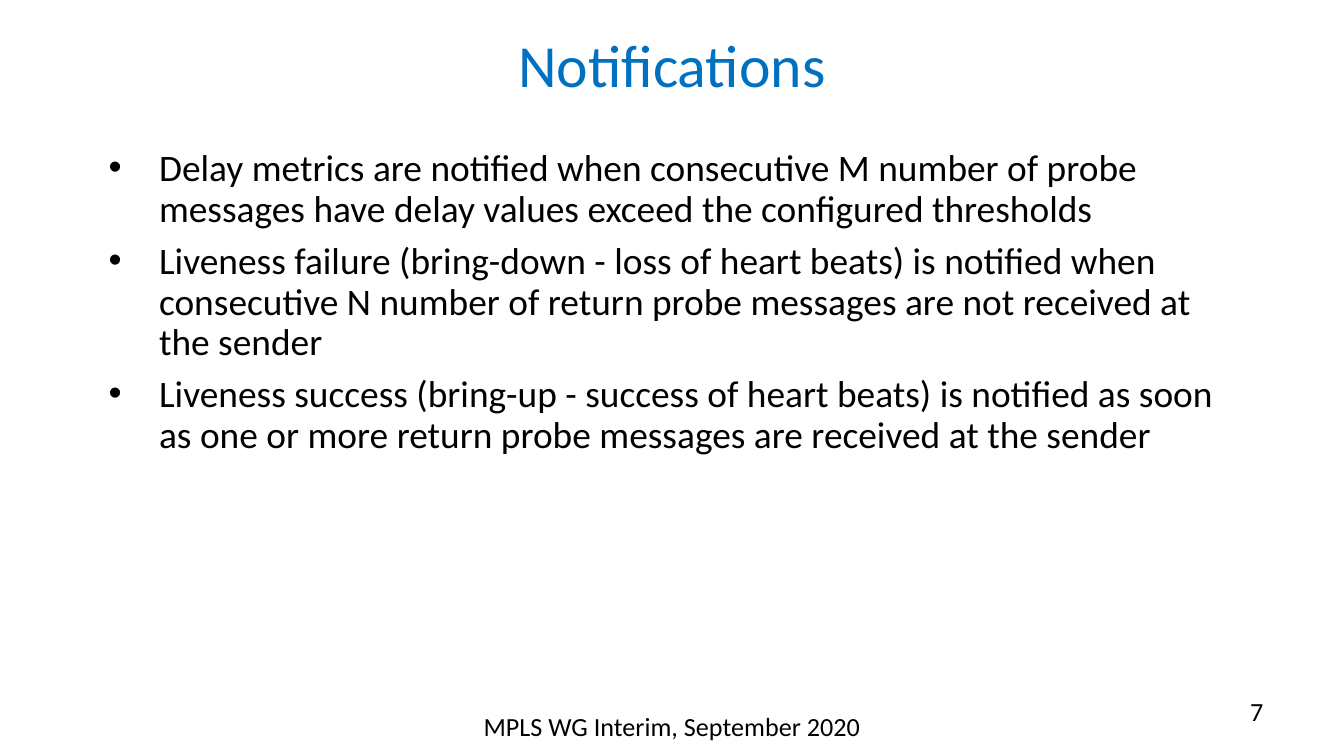
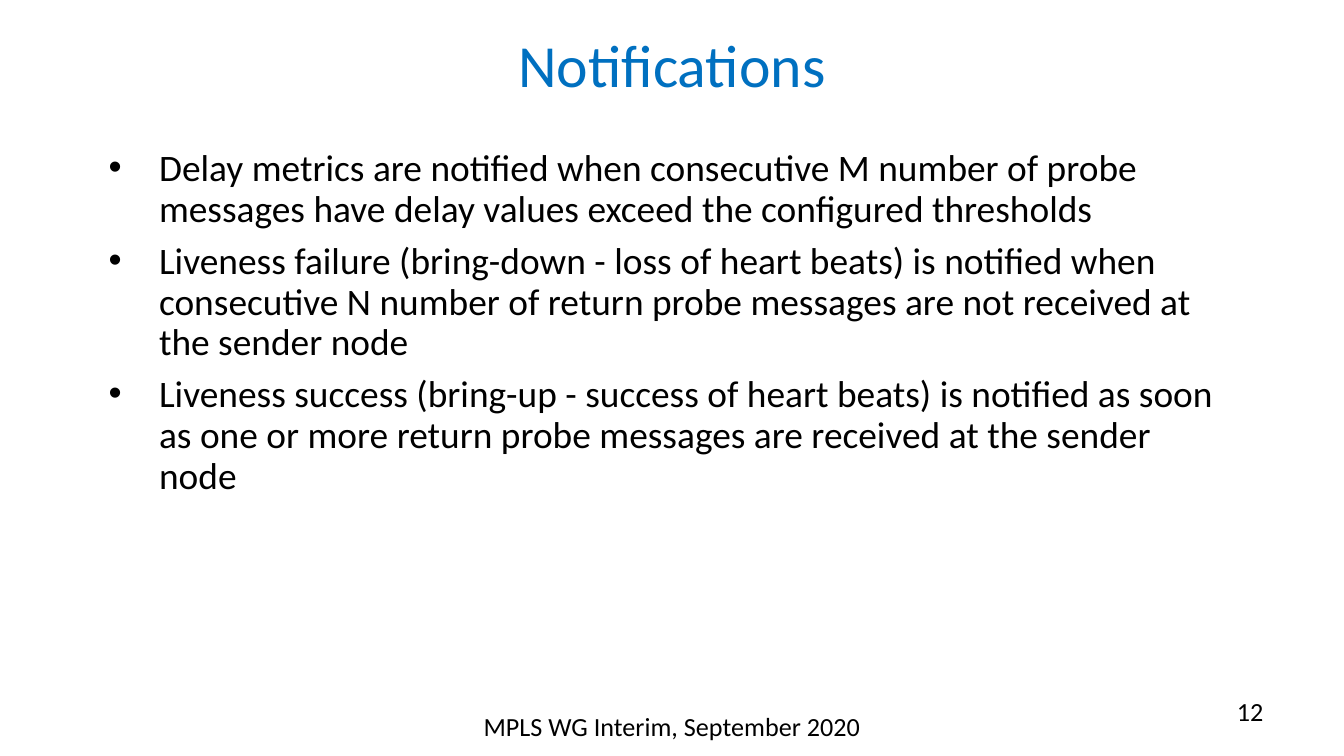
Before and after one commit to rakgandhi/ietf-slides, a slide deck: slide 12 of draft-gandhi-spring-sr-enhanced-plm-03.pptx (slide 7 before the commit). Drawn at 1344x756 pixels with LibreOffice and Linux fonts; fonts in the diff are those of the drawing. Boxes give left, top, right and bottom in pixels: in the first picture for what was removed or moved away, otherwise in the second. Text is boxed around its words. In the diff, an @@ line names an element or a change of style, - is before the commit and + after.

```diff
--- a/draft-gandhi-spring-sr-enhanced-plm-03.pptx
+++ b/draft-gandhi-spring-sr-enhanced-plm-03.pptx
@@ text at [159, 247, 1213, 490]: text changed @@
-• Liveness failure (bring-down - loss of heart beats) is notified when consecutive N number of return probe messages are not received at the sender
-• Liveness success (bring-up - success of heart beats) is notified as soon as one or more return probe messages are received at the sender
+• Liveness failure (bring-down - loss of heart beats) is notified when consecutive N number of return probe messages are not received at the sender node
+• Liveness success (bring-up - success of heart beats) is notified as soon as one or more return probe messages are received at the sender node
@@ page number at [1237, 704, 1263, 721]: text changed @@
-7
+12
```
Also in this commit, not shown: 9 other slides changed, 1 other file.
